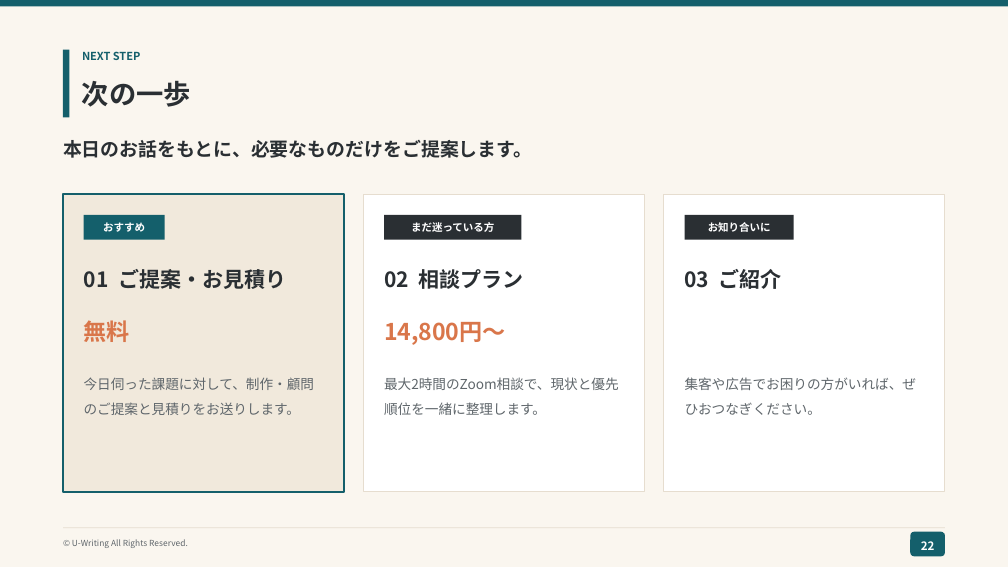
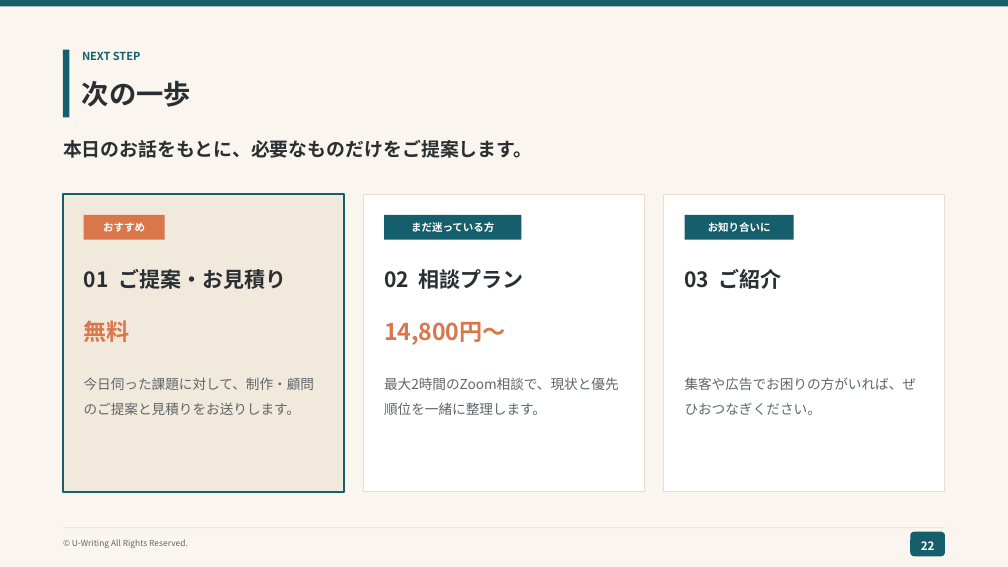
Before and after one commit to coderyu8-ship-it/claude-code-project, a slide deck: slide 22 of sales/U-writing_sales_v7.pptx. Drawn at 1008x567 pixels with LibreOffice and Linux fonts; fonts in the diff are those of the drawing. Boxes give left, top, right and bottom in pixels: in the first picture for what was removed or moved away, otherwise in the second. Text is boxed around its words. In the diff, an @@ line names an element or a change of style, - is before the commit and + after.

```diff
--- a/sales/U-writing_sales_v7.pptx
+++ b/sales/U-writing_sales_v7.pptx
@@ rectangle "おすすめ" at (84,215,165,240): fill #145F6B to #D9764A @@
@@ rectangle "まだ迷っている方" at (384,215,522,240): fill #2A2F33 to #145F6B @@
@@ rectangle "お知り合いに" at (685,215,794,240): fill #2A2F33 to #145F6B @@
```
Also in this commit, not shown: 2 other files.
